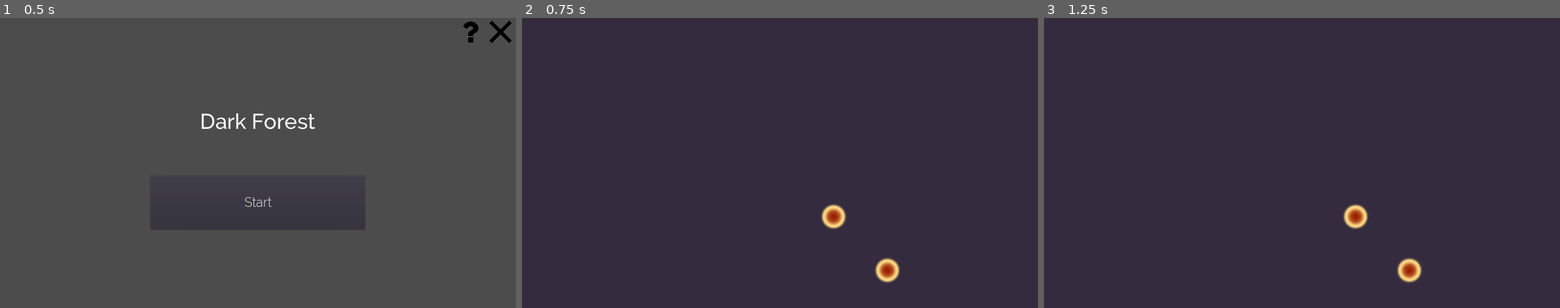
Above: before the commit, frames 1-3 (left to right).
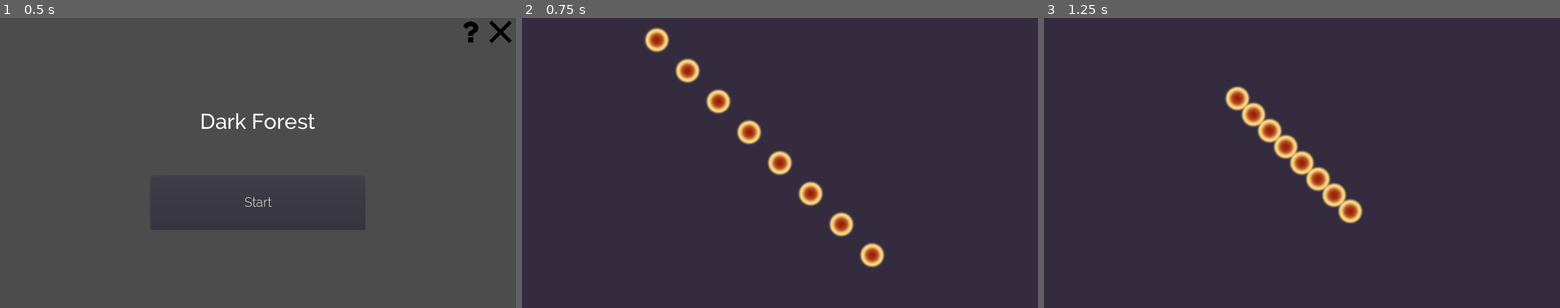
Above: after the commit, the same moments.

Repository: WeLoveGodot/GameOff2019
Game: Godot game, scene res://scene/Menu.tscn
Same seed, same stepped clock (60 frames per second), same inputs: the game is played once before the commit and once after it.
Inputs:
- Up to frame 1 (0.5 s): no input
- Up to frame 2 (0.75 s): click "Start" at 0.5 s
- Up to frame 3 (1.25 s): no input

Frame 1 is identical in both runs. In frame 2, 3.1% of the frame differs, in the area x 23-74%, y 3-92%; in frame 3, 3.0%.

Commit message:
feat(game): tested tween camera_scale

Diff:
--- a/scene/Game.gd
+++ b/scene/Game.gd
@@ -2,7 +2,8 @@
 
 # 真的操作镜头的缺点是如果需要改变近大远小的自然定律，你就要真的调整sprite的大小。
 # 我们自己建模镜头的缩放，再根据此控制星球的位置和缩放，达到缩放镜头的效果
-var camera_scale: float = 1.0
+var camera_scale: float = 1
+const SIZE = 4096
 
 func get_view_coor(coor: Vector2):
 	return coor * camera_scale
@@ -10,6 +11,19 @@
 func _ready():
 	# test code
 	$Plantes.debug()
+	# test tween
+	var t = $Tween
+	t.interpolate_property(self, "camera_scale",
+		1, 0.3, 0.3,
+		Tween.TRANS_LINEAR, Tween.EASE_OUT
+	)
+	t.start()
+
+# 根据玩家自己所有的所有星球，更新摄像机
+func update_camera_scale(my_planets):
+	# for p in my_planets:
+	pass
+
 
 # Called every frame. 'delta' is the elapsed time since the previous frame.
 #func _process(delta):
--- a/scene/Game.tscn
+++ b/scene/Game.tscn
@@ -35,3 +35,5 @@
 [node name="Plantes" type="Node2D" parent="."]
 position = Vector2( 960, 540 )
 script = ExtResource( 4 )
+
+[node name="Tween" type="Tween" parent="."]
--- a/scene/Plantes.gd
+++ b/scene/Plantes.gd
@@ -22,10 +22,9 @@
 	up_left.y = min(up_left.y, planet.coor.y)
 	bottom_right.x = max(bottom_right.x, planet.coor.x)
 	bottom_right.y = max(bottom_right.y, planet.coor.y)
-	print(up_left, bottom_right)
 
 func debug():
-	for i in [1, 2, 3, 4]:
+	for i in range(-4, 4):
 		var p = Planet.instance()
 		p.set_coor(Vector2(i*200, i*200))
 		add_planet(p)
